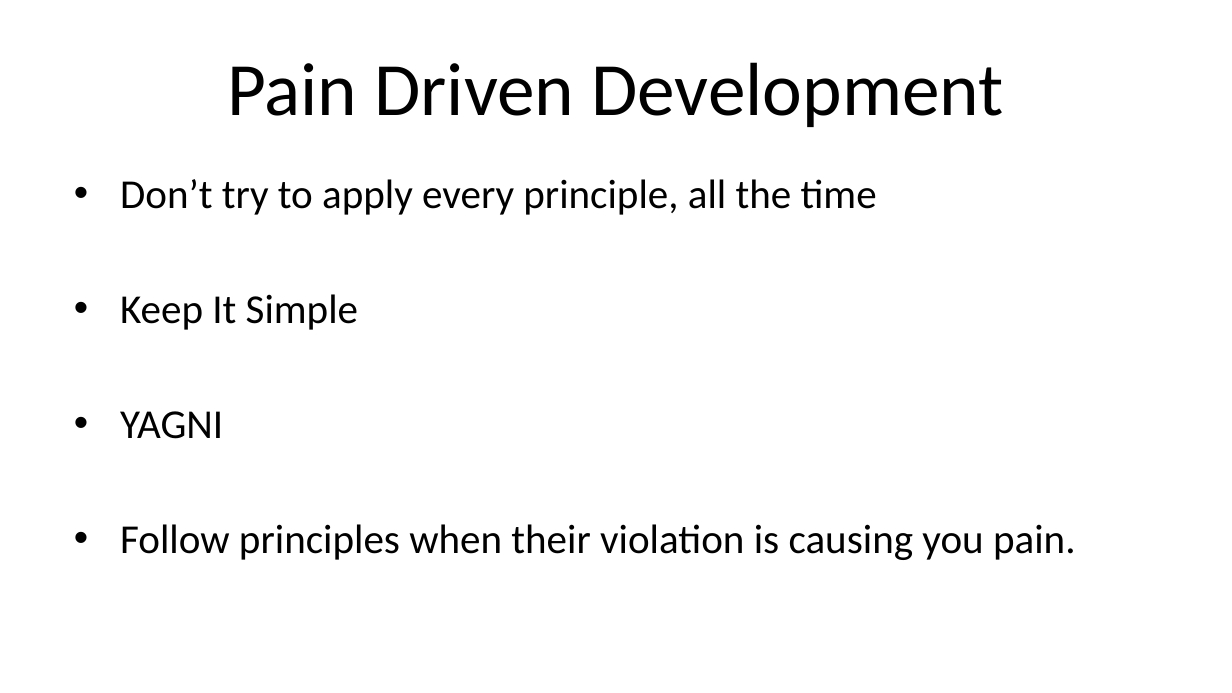
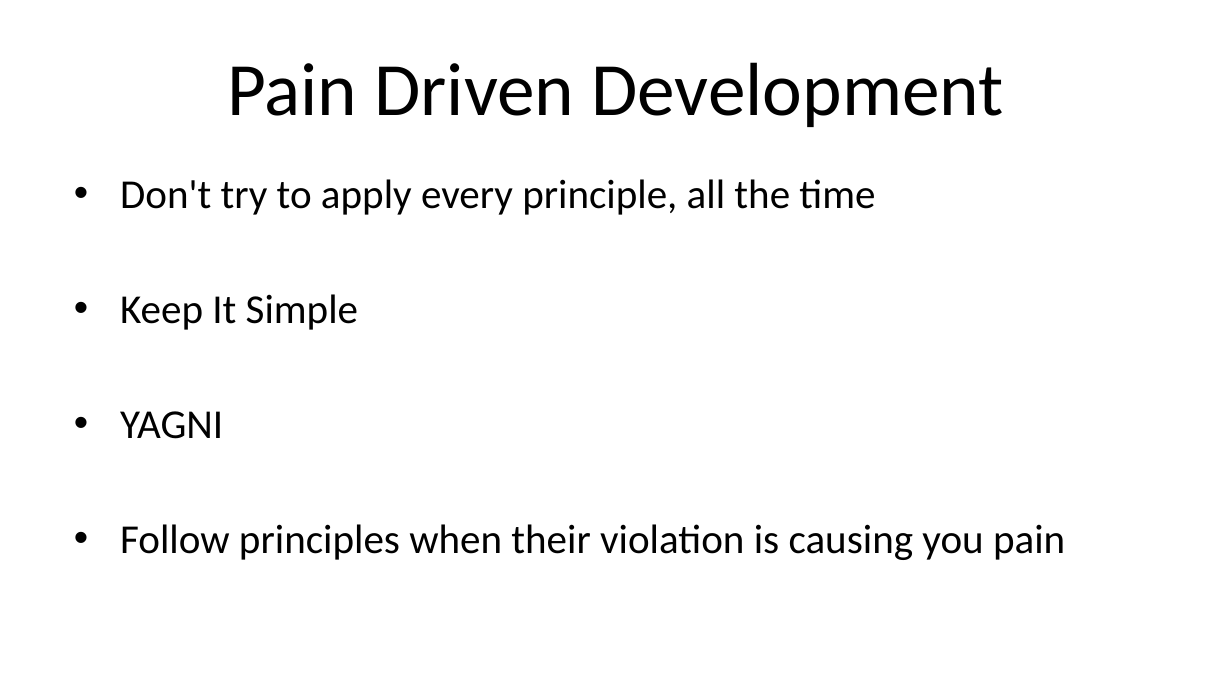
Before and after one commit to HudsonSC/CodeMash-2015-Precompiler-Workshop, a slide deck: slide 16 of 02-Principles.pptx. Drawn at 1232x693 pixels with LibreOffice and Linux fonts; fonts in the diff are those of the drawing; background and template pictures are left out. Boxes give left, top, right and bottom in pixels: in the first picture for what was removed or moved away, otherwise in the second. Text is boxed around its words. In the diff, an @@ line names an element or a change of style, - is before the commit and + after.

```diff
--- a/02-Principles.pptx
+++ b/02-Principles.pptx
@@ text at (x1=120, y1=179, x2=875, y2=215): text changed @@
-• Don’t try to apply every principle, all the time
+• Don't try to apply every principle, all the time
@@ text at (x1=120, y1=524, x2=1065, y2=560): text changed @@
-• Follow principles when their violation is causing you pain.
+• Follow principles when their violation is causing you pain
```
Also in this commit, not shown: 14 other slides changed.
